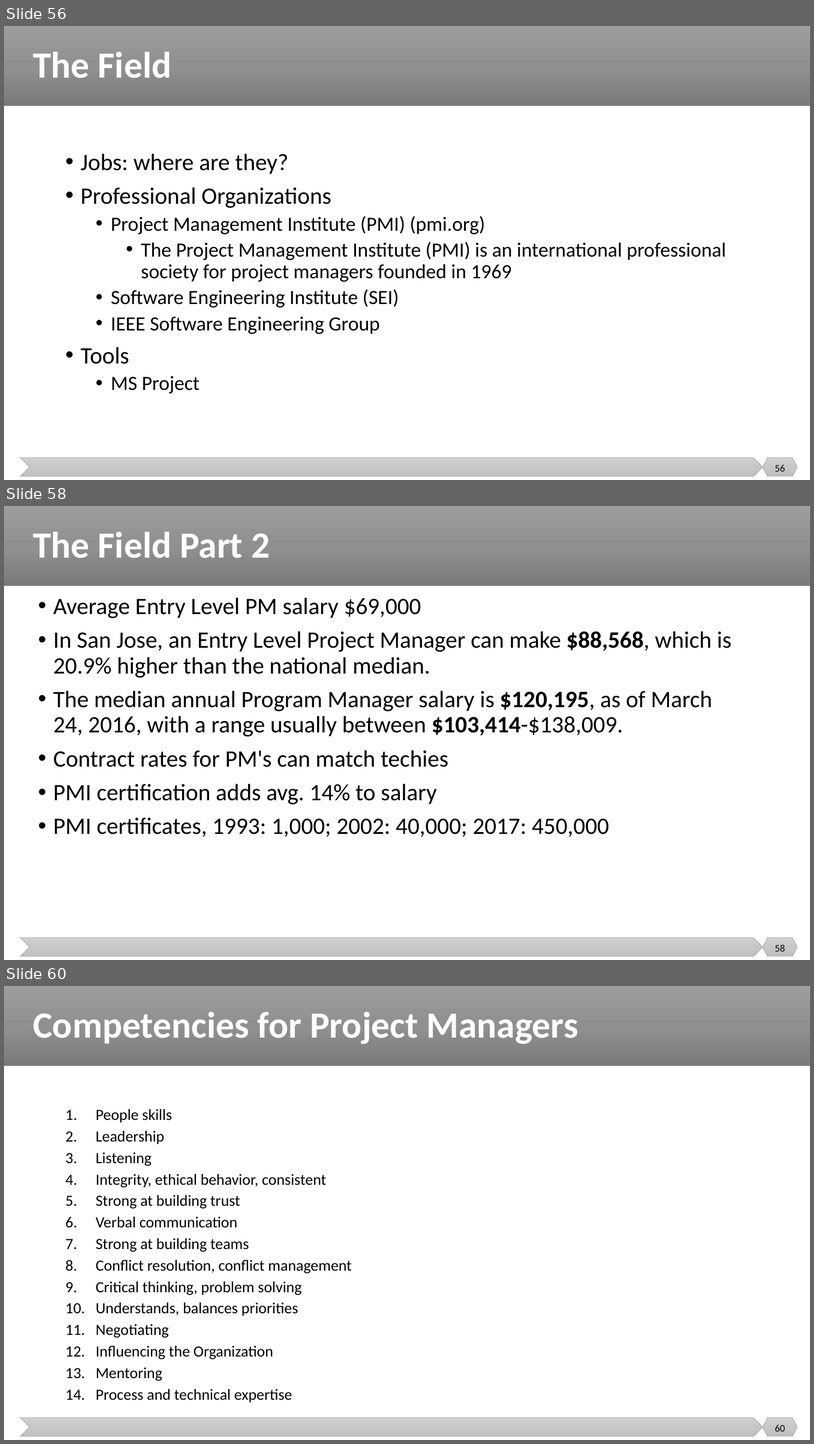
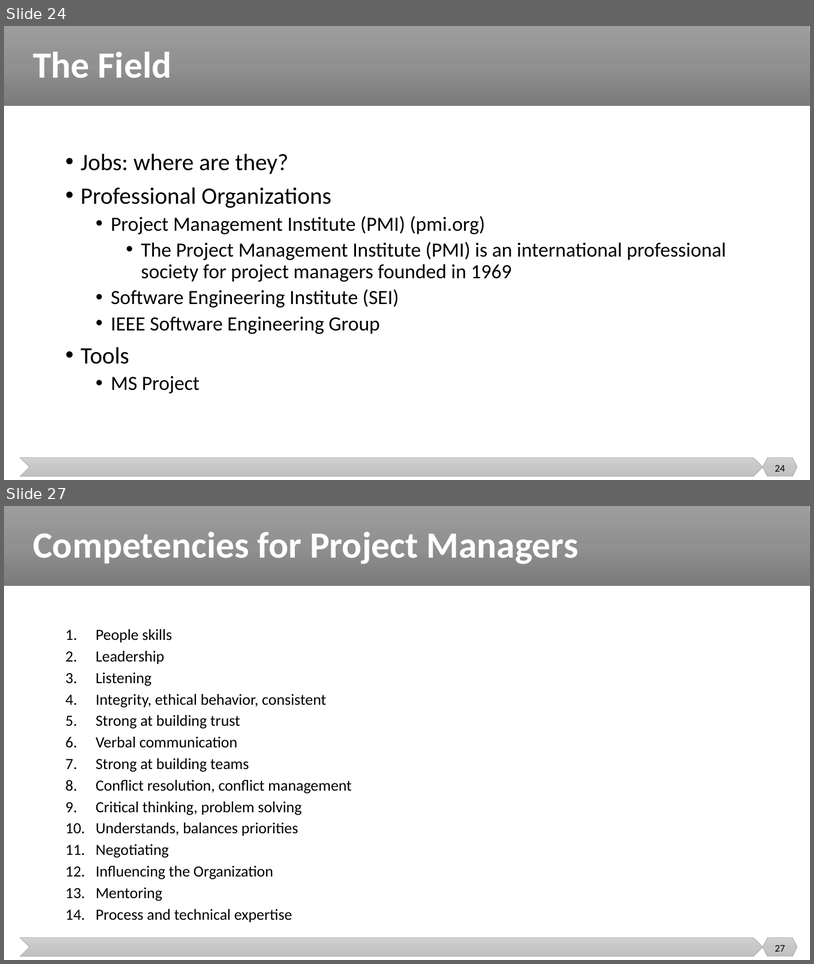
Before and after one commit to malenezi/malenezi, a slide deck: SE423/Lectures/2-SE Context/Project Management and SE Context.pptx. Shown one above the other, each under a label of ours: slides 56, 58 and 60 before the commit, slides 24 and 27 after it; the slides between them are not shown. The pictures are 814x1444 and 814x964 pixels, drawn with LibreOffice and Linux fonts; fonts in the diff are those of the drawing. Boxes give left, top, right and bottom in pixels: in the first picture for what was removed or moved away, otherwise in the second. Text is boxed around its words. In the diff, an @@ line names an element or a change of style, - is before the commit and + after.

```diff
--- a/SE423/Lectures/2-SE Context/Project Management and SE Context.pptx
+++ b/SE423/Lectures/2-SE Context/Project Management and SE Context.pptx
@@ slide 58 removed at bbox=[4, 506, 810, 960], background #FFFFFF; not listed: 3 template elements that a slide beside it also shows @@
@@ title removed at bbox=[33, 532, 270, 558] @@
-The Field Part 2
@@ text removed at bbox=[53, 597, 732, 837] @@
-• Average Entry Level PM salary $69,000
-• In San Jose, an Entry Level Project Manager can make $88,568, which is 20.9% higher than the national median.
-• The median annual Program Manager salary is $120,195, as of March 24, 2016, with a range usually between $103,414-$138,009.
-• Contract rates for PM's can match techies
-• PMI certification adds avg. 14% to salary
-• PMI certificates, 1993: 1,000; 2002: 40,000; 2017: 450,000
@@ page number removed at bbox=[775, 944, 785, 951] @@
-58
@@ what was slide 56 is now slide 24 @@
@@ page number at bbox=[775, 465, 785, 471]: text changed @@
-56
+24
@@ what was slide 60 is now slide 27 @@
@@ page number at bbox=[775, 945, 785, 951]: text changed @@
-60
+27
```
Also in this commit, not shown: 13 slides changed, 1 slide added, 2 other slides removed.
